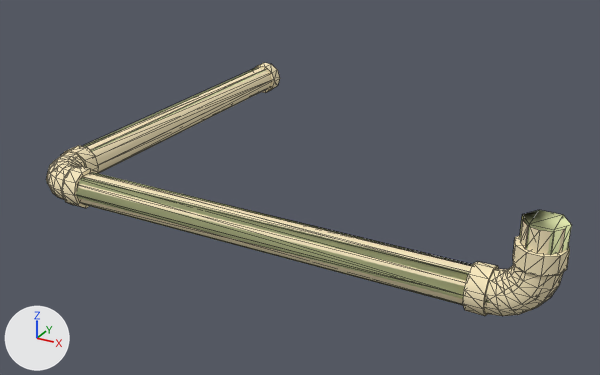
Two versions of the Blender file src/props_mining/ceiling_pipe05_thick.blend, one commit apart.
Camera for both pictures: a camera (50 mm lens) standing at (148.7, -246.7, 65.9) and looking at (50.5, -68.2, -23.4). Lighting does not change. The marker at lower left points along +X, +Y and +Z. Mesh edges are drawn as thin lines.

The first picture shows 'ceiling_pipe05_thick', 'ceiling_pipe05_thick_physics'.
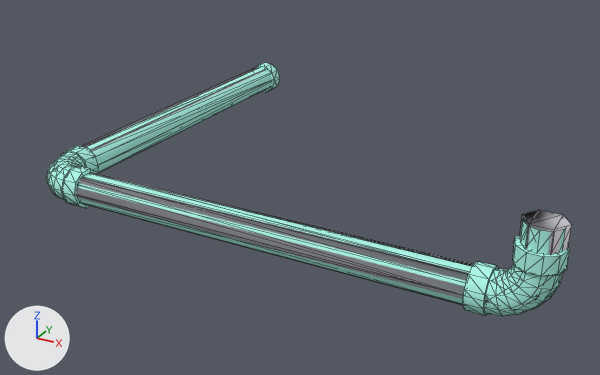
Edits to the bpy script that builds the scene:
```text
Change mat_ceiling_pipe01:
    mat_ceiling_pipe01.base_color: (0.941, 0.815, 0.526) -> (0.431, 0.94, 0.823)  # beige #f8e9c0 -> cyan #aff8ea
Change mat_phy:
    mat_phy.base_color: (0.799, 0.852, 0.447) -> (0.566, 0.557, 0.612)  # yellow #e7eeb2 -> light grey #c6c5cd
```

Pixel boxes [x1, y1, x2, y2] of what changed, in the pictures (600 x 375 px):
'ceiling_pipe05_thick', recoloured (beige to cyan)
    both: [46, 63, 570, 316]
'ceiling_pipe05_thick_physics', recoloured (yellow to grey)
    both: [47, 68, 571, 305]
